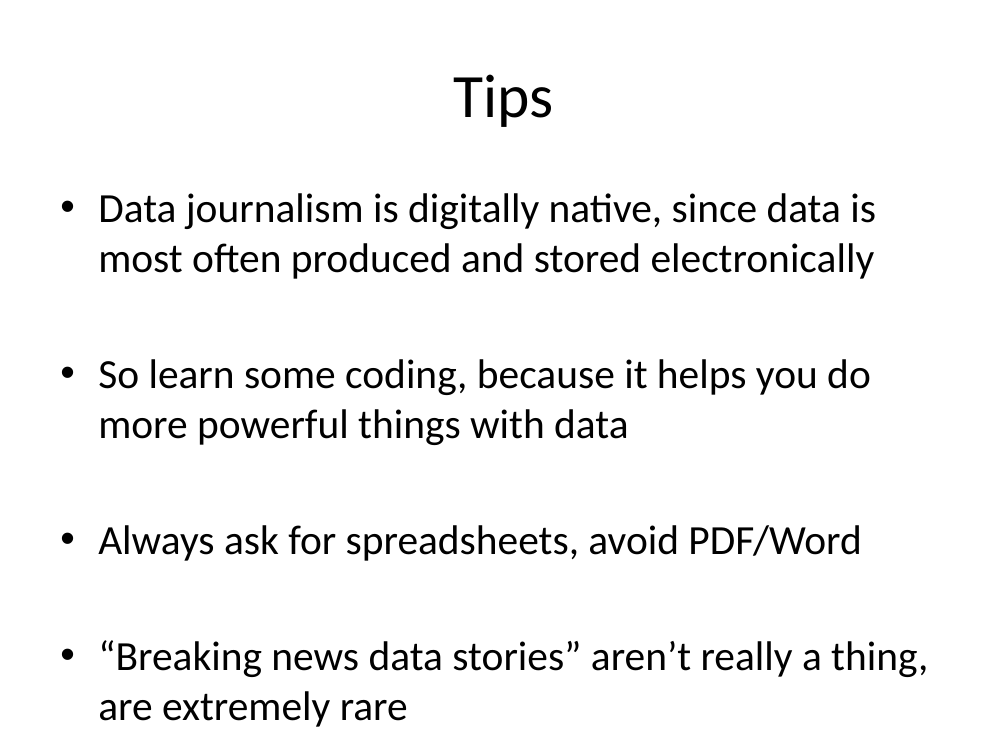
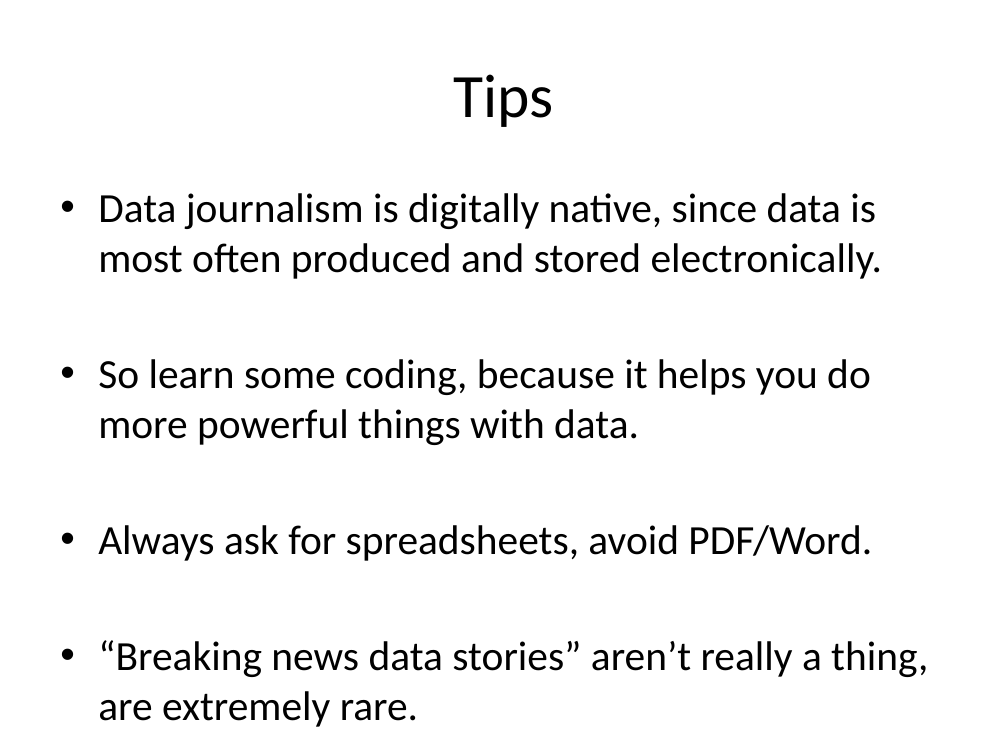
Before and after one commit to jeffhargarten/20181127-umn_class, a slide deck: slide 9 of data_presentation.pptx (slide 12 before the commit). Drawn at 1008x756 pixels with LibreOffice and Linux fonts; fonts in the diff are those of the drawing. Boxes give left, top, right and bottom in pixels: in the first picture for what was removed or moved away, otherwise in the second. Text is boxed around its words. In the diff, an @@ line names an element or a change of style, - is before the commit and + after.

```diff
--- a/data_presentation.pptx
+++ b/data_presentation.pptx
@@ text at (x1=98, y1=193, x2=928, y2=677): text changed @@
-• Data journalism is digitally native, since data is most often produced and stored electronically
-• So learn some coding, because it helps you do more powerful things with data
-• Always ask for spreadsheets, avoid PDF/Word
-• “Breaking news data stories” aren’t really a thing, are extremely rare
+• Data journalism is digitally native, since data is most often produced and stored electronically.
+• So learn some coding, because it helps you do more powerful things with data.
+• Always ask for spreadsheets, avoid PDF/Word.
+• “Breaking news data stories” aren’t really a thing, are extremely rare.
```
Also in this commit, not shown: 5 other slides changed, 2 slides removed.
